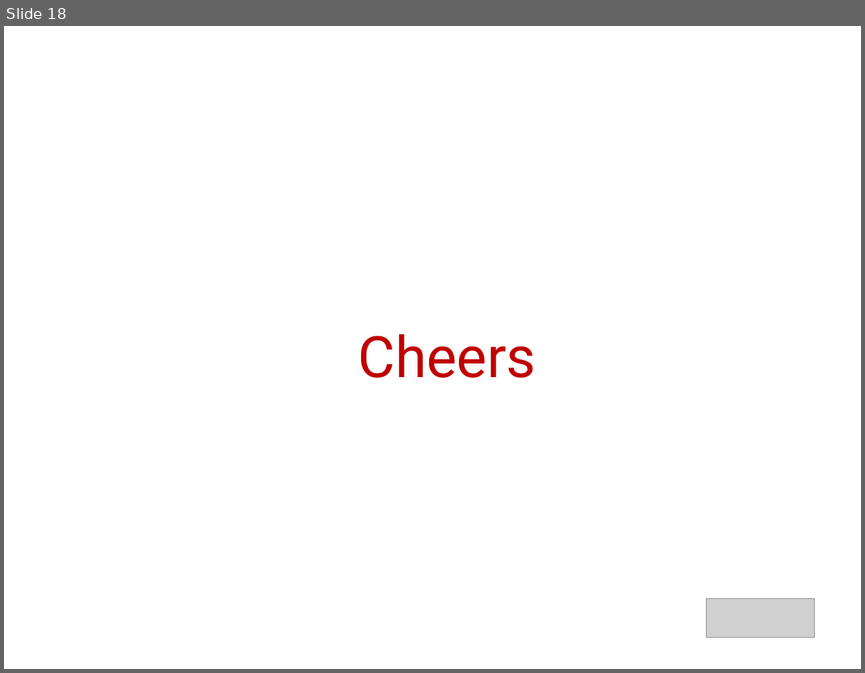
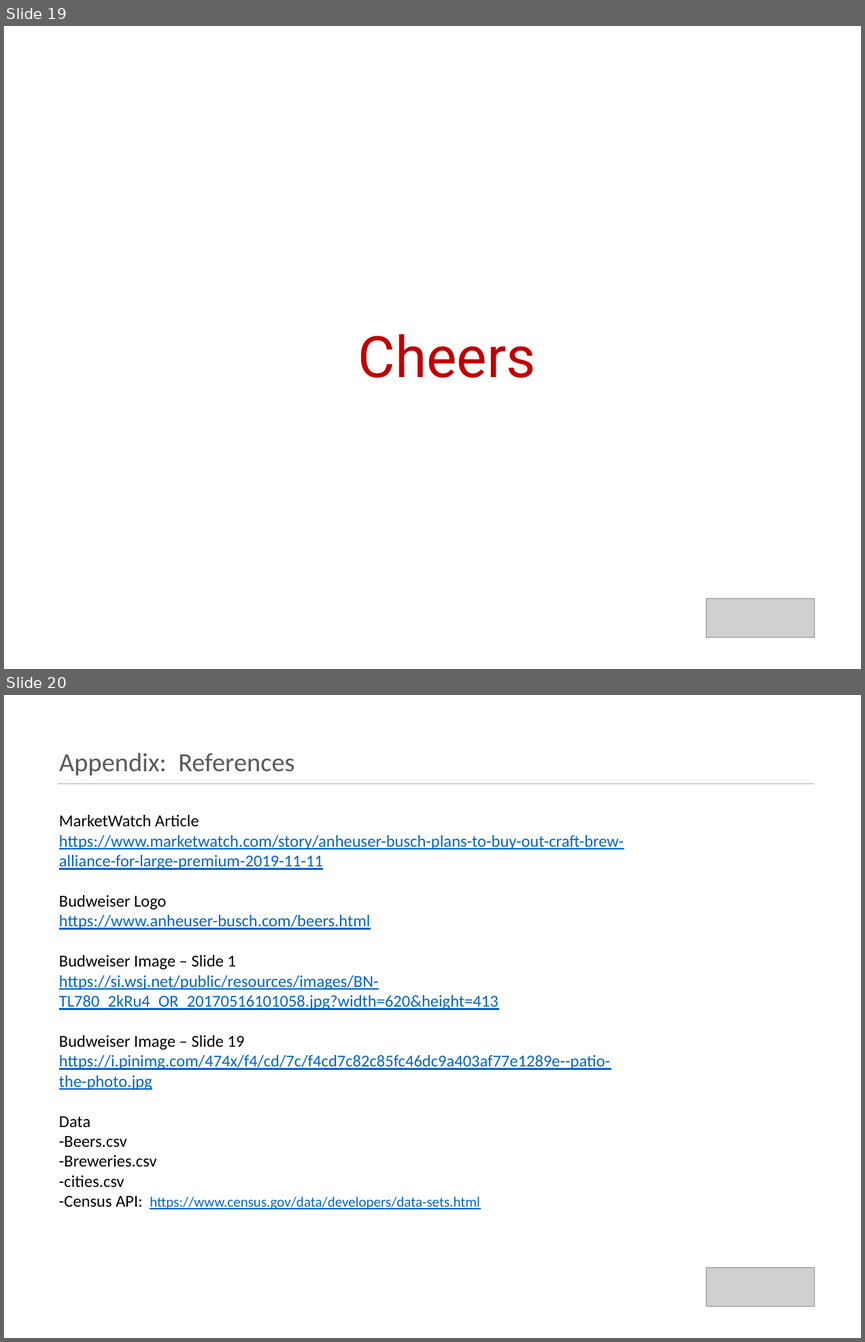
Before and after one commit to kristxh/6306-CaseStudy1-Beer, a slide deck: case_study_1_budweiser.pptx. Shown one above the other, each under a label of ours: slide 18 before the commit, slides 19 and 20 after it. The pictures are 865x673 and 865x1342 pixels, drawn with LibreOffice and Linux fonts; fonts in the diff are those of the drawing; grey boxes stand for pictures; background and template pictures are left out. Boxes give left, top, right and bottom in pixels: in the first picture for what was removed or moved away, otherwise in the second. Text is boxed around its words. In the diff, an @@ line names an element or a change of style, - is before the commit and + after.

```diff
--- a/case_study_1_budweiser.pptx
+++ b/case_study_1_budweiser.pptx
@@ slide 20 added at (4,695,861,1338), background #FFFFFF @@
@@ title added at (59,753,294,775), 22 pt, text #595959 @@
+Appendix: References
@@ line added from (58, 783) to (815, 783), #AFABAB 0.5 pt @@
@@ text added at (59,815,623,1209), 14 pt, text #0563C1, underline @@
+MarketWatch Article
+https://www.marketwatch.com/story/anheuser-busch-plans-to-buy-out-craft-brew-alliance-for-large-premium-2019-11-11
+Budweiser Logo
+https://www.anheuser-busch.com/beers.html
+Budweiser Image – Slide 1
+https://si.wsj.net/public/resources/images/BN-TL780_2kRu4_OR_20170516101058.jpg?width=620&height=413
+Budweiser Image – Slide 19
+https://i.pinimg.com/474x/f4/cd/7c/f4cd7c82c85fc46dc9a403af77e1289e--patio-the-photo.jpg
+Data
+-Beers.csv
+-Breweries.csv
+-cities.csv
+-Census API: https://www.census.gov/data/developers/data-sets.html
@@ picture added at (706,1268,814,1306) @@
@@ what was slide 18 is now slide 19 @@
```
Also in this commit, not shown: 1 other slide added.
